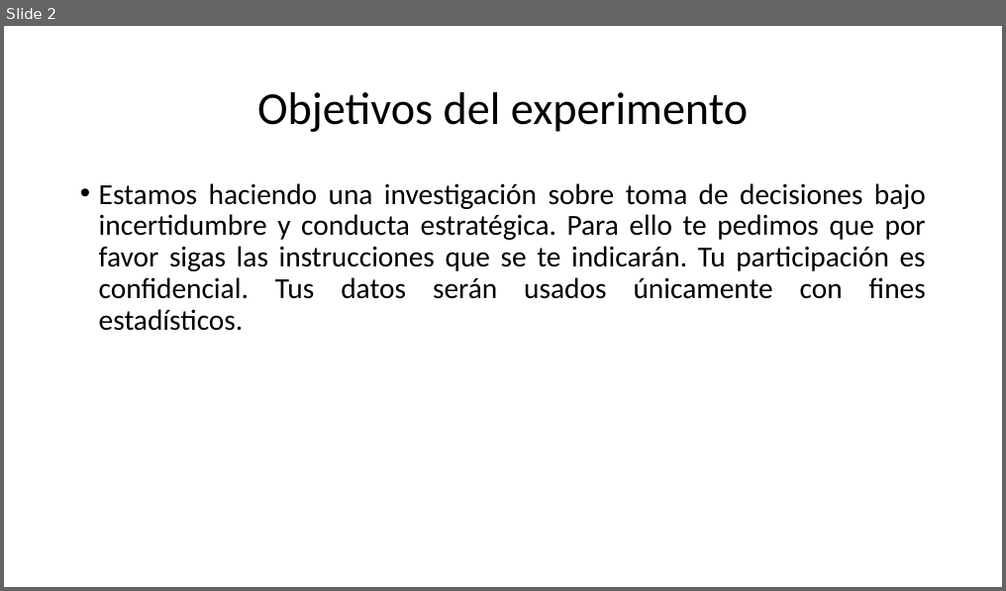
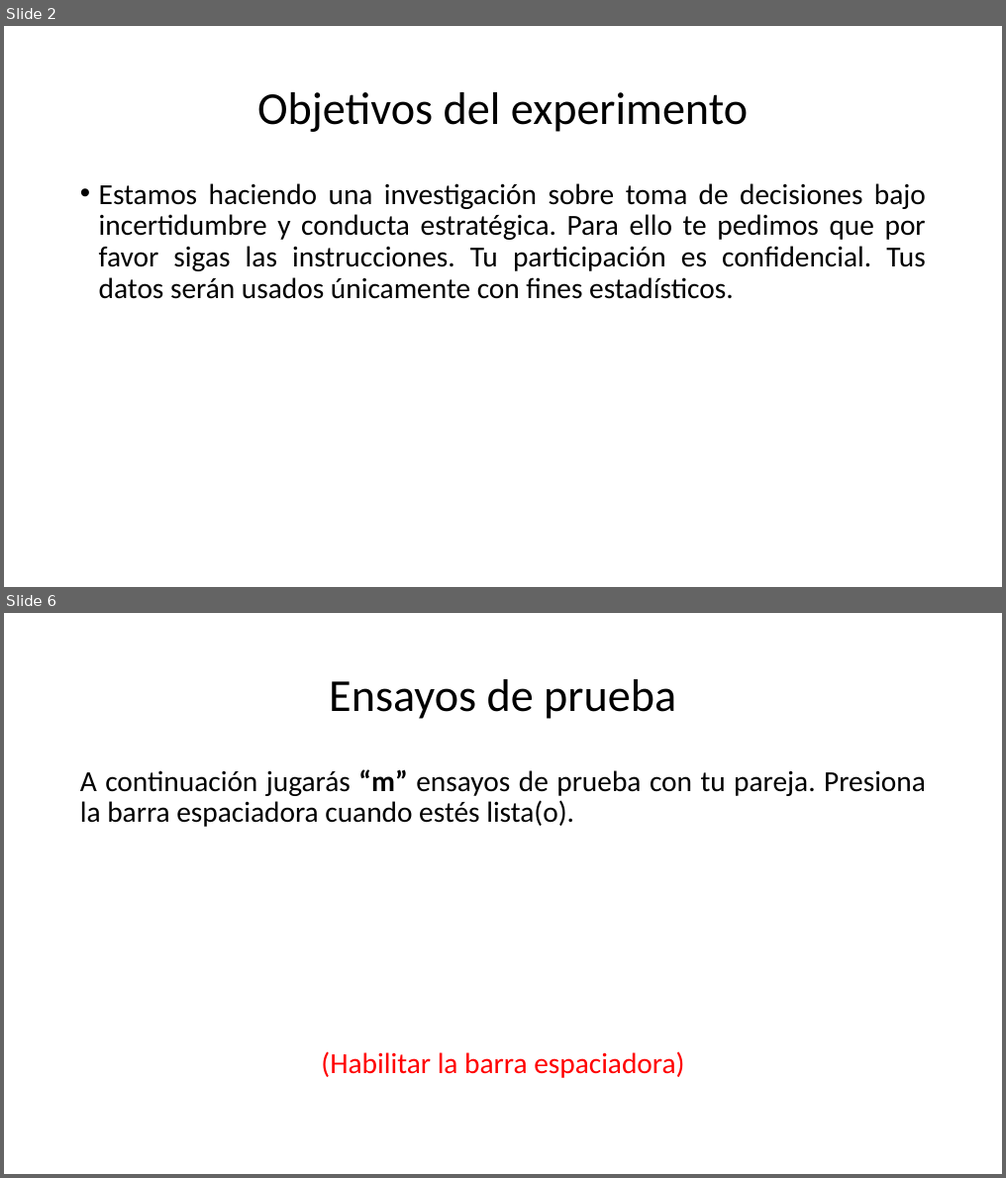
Before and after one commit to ManuelVU/Games-and-Quantal-Equilibrium, a slide deck: Instrucciones.pptx. Shown one above the other, each under a label of ours: slide 2 before the commit, slides 2 and 6 after it; the slides between them are not shown. The pictures are 1006x591 and 1006x1178 pixels, drawn with LibreOffice and Linux fonts; fonts in the diff are those of the drawing. Boxes give left, top, right and bottom in pixels: in the first picture for what was removed or moved away, otherwise in the second. Text is boxed around its words. In the diff, an @@ line names an element or a change of style, - is before the commit and + after.

```diff
--- a/Instrucciones.pptx
+++ b/Instrucciones.pptx
@@ slide 6 added at (x1=4, y1=613, x2=1002, y2=1174), background #FFFFFF @@
@@ title added at (x1=329, y1=679, x2=676, y2=719), 44 pt, text #000000 @@
+Ensayos de prueba
@@ text added at (x1=80, y1=769, x2=926, y2=1078), 28 pt, text #000000 @@
+A continuación jugarás “m” ensayos de prueba con tu pareja. Presiona la barra espaciadora cuando estés lista(o).
+(Habilitar la barra espaciadora)
@@ slide 2 changed as well @@
@@ text at (x1=99, y1=183, x2=926, y2=299): text changed @@
-• Estamos haciendo una investigación sobre toma de decisiones bajo incertidumbre y conducta estratégica. Para ello te pedimos que por favor sigas las instrucciones que se te indicarán. Tu participación es confidencial. Tus datos serán usados únicamente con fines estadísticos.
+• Estamos haciendo una investigación sobre toma de decisiones bajo incertidumbre y conducta estratégica. Para ello te pedimos que por favor sigas las instrucciones. Tu participación es confidencial. Tus datos serán usados únicamente con fines estadísticos.
```
Also in this commit, not shown: 3 other slides changed, 10 other slides added, 1 slide removed.
